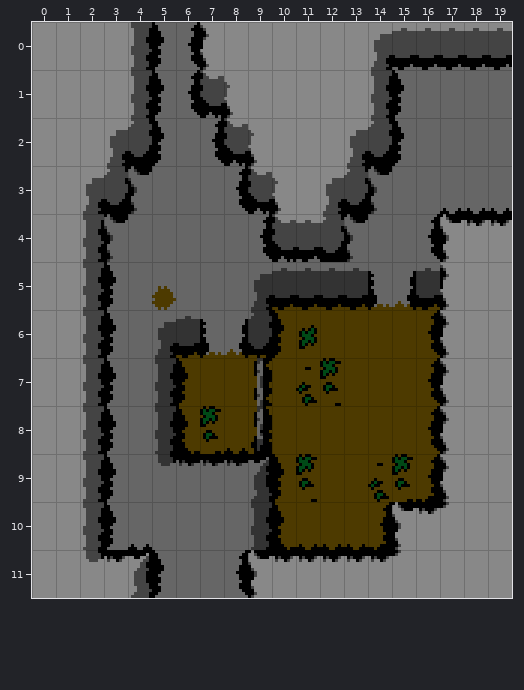
Level history. Tiled map: tiled/hills_room_23.tmx. The first picture shows the starting point.
Cells are 8x16 px. Shown: x 0..19, y 0..11.
And afterwards:
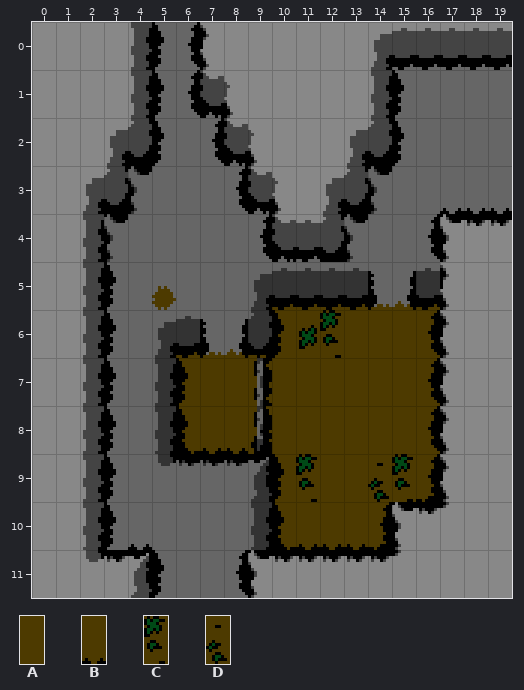
Key: from "hills_ledges": A 1, B 4; from "hills_veg": C 2, D 3.
_ is an empty cell.
The exact change:
Layer "Tile Layer 1":
Tile C becomes tile A in row 7 at x 12.
Tile D becomes tile A in row 7 at x 11.
Tile C becomes tile B in row 8 at x 7.
Tile A becomes tile C in row 6 at x 12.
Changed places in both pictures, as pixel boxes (x1, y1, x2, y2):
changed: (296, 310, 341, 406)
changed: (200, 406, 224, 454)
